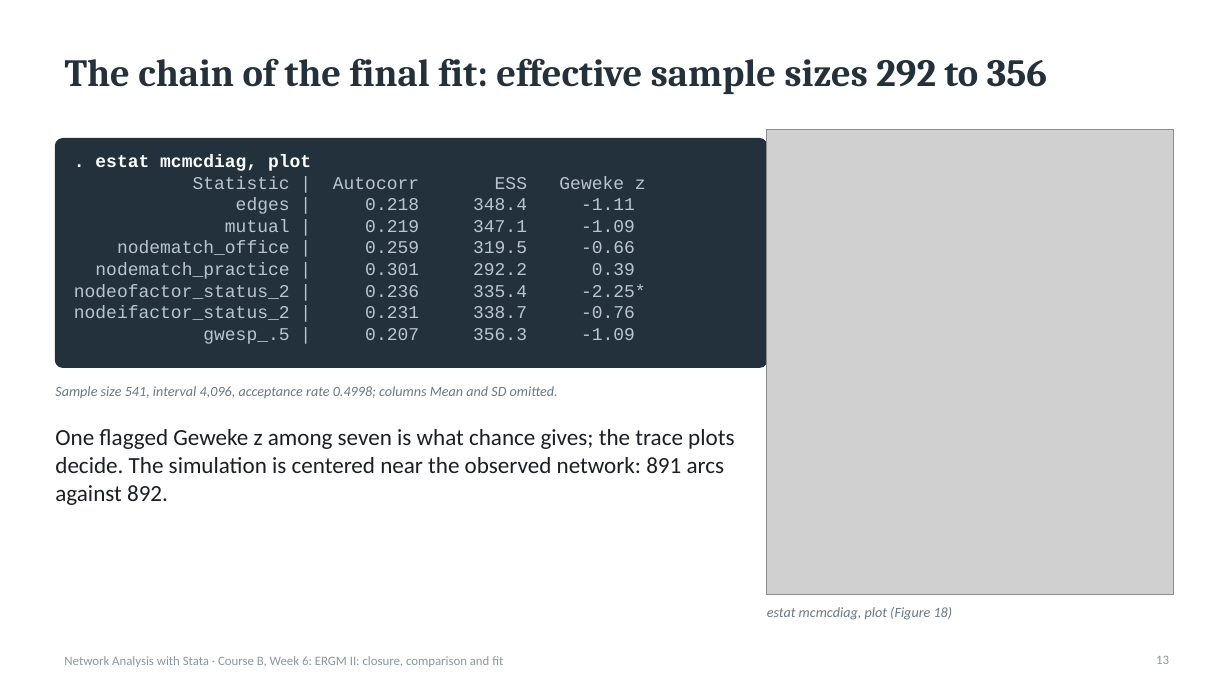
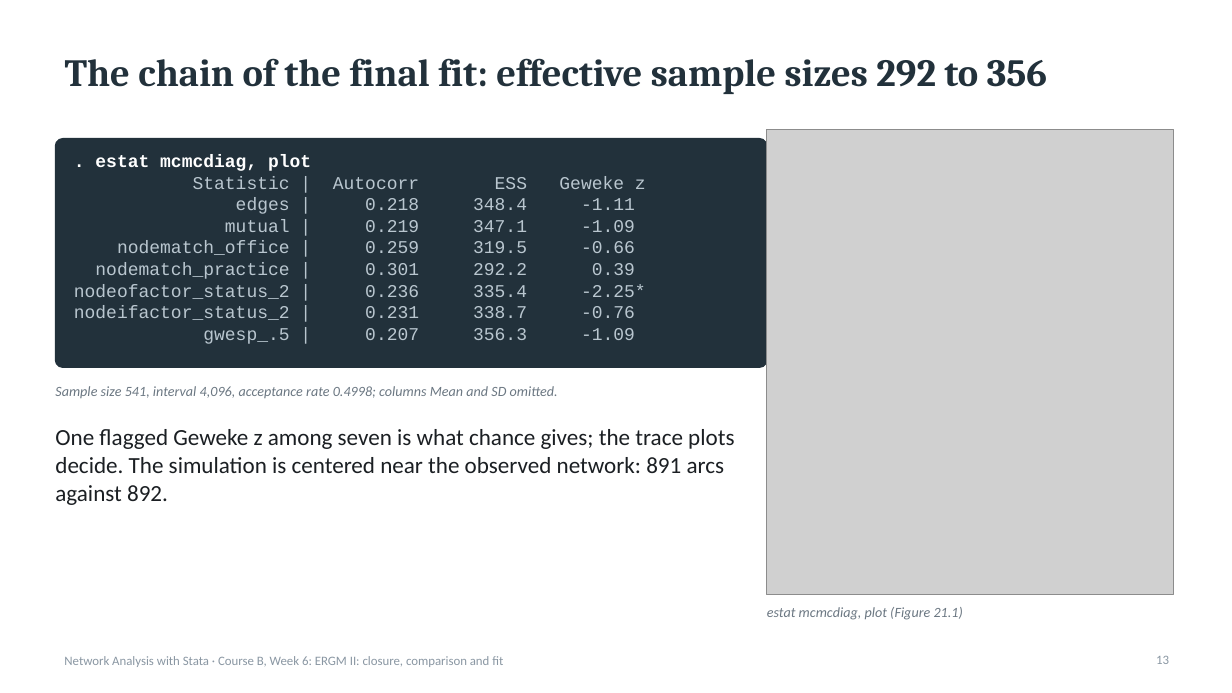
Before and after one commit to thomas-u-grund/nwcommands, a slide deck: slide 13 of website/book/teaching/slides/courseB_week06_ergm2_closure_fit.pptx. Drawn at 1232x693 pixels with LibreOffice and Linux fonts; fonts in the diff are those of the drawing; grey boxes stand for pictures. Boxes give left, top, right and bottom in pixels: in the first picture for what was removed or moved away, otherwise in the second. Text is boxed around its words. In the diff, an @@ line names an element or a change of style, - is before the commit and + after.

```diff
--- a/website/book/teaching/slides/courseB_week06_ergm2_closure_fit.pptx
+++ b/website/book/teaching/slides/courseB_week06_ergm2_closure_fit.pptx
@@ text at (767, 607, 963, 620): text changed @@
-estat mcmcdiag, plot (Figure 18)
+estat mcmcdiag, plot (Figure 21.1)
```
Also in this commit, not shown: 2 other slides changed, 53 other files.
